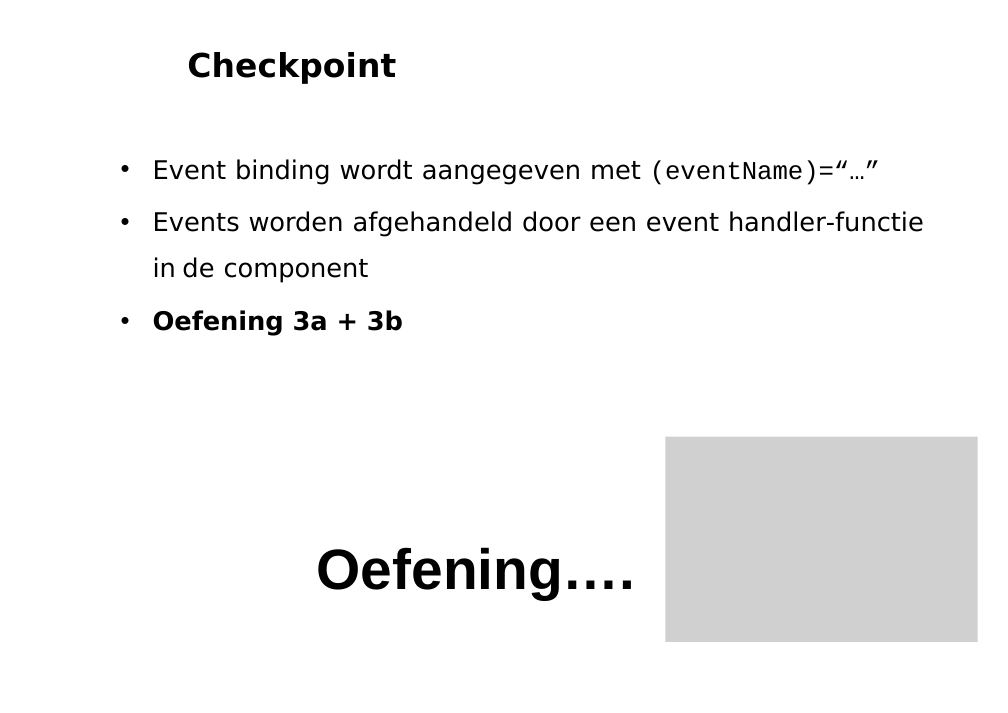
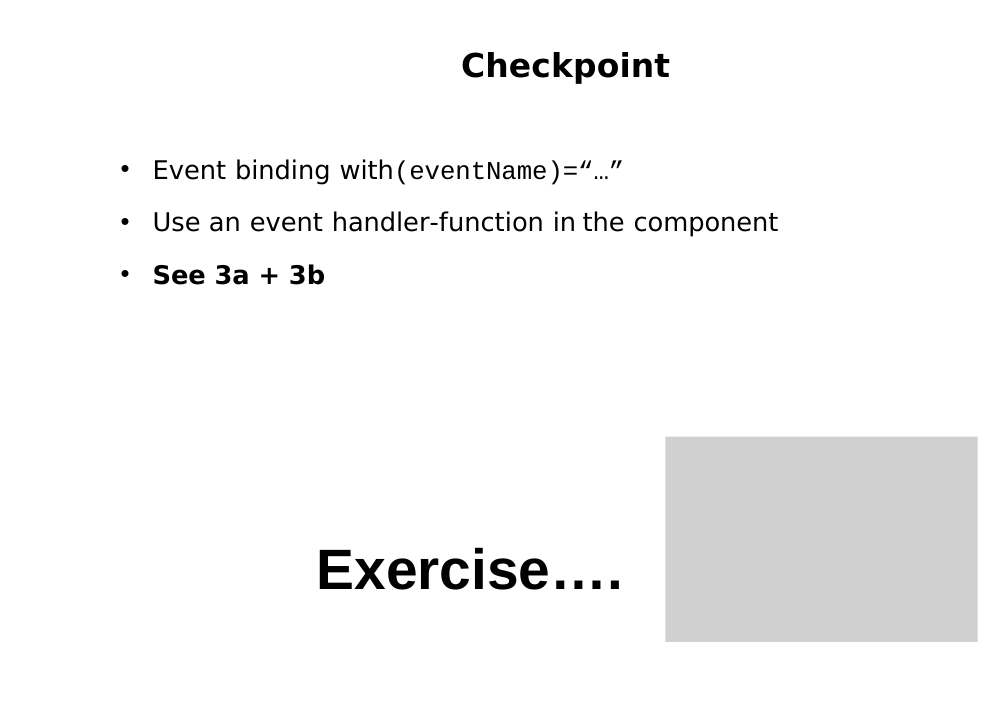
Before and after one commit to petereijgermans11/workshop-angular10, a slide deck: slide 22 of PPT/02- Angular Databinding.pptx. Drawn at 1008x713 pixels with LibreOffice and Linux fonts; fonts in the diff are those of the drawing; grey boxes stand for pictures. Boxes give left, top, right and bottom in pixels: in the first picture for what was removed or moved away, otherwise in the second. Text is boxed around its words. In the diff, an @@ line names an element or a change of style, - is before the commit and + after.

Commit message:
translated exercises

```diff
--- a/PPT/02- Angular Databinding.pptx
+++ b/PPT/02- Angular Databinding.pptx
@@ title "Checkpoint" at (461, 52, 670, 84): alignment left to centre @@
@@ text at (153, 159, 779, 285): text changed @@
-• Event binding wordt aangegeven met (eventName)=“…”
-• Events worden afgehandeld door een event handler-functie in de component
-• Oefening 3a + 3b
+• Event binding with(eventName)=“…”
+• Use an event handler-function in the component
+• See 3a + 3b
@@ text at (317, 547, 624, 590): text changed @@
-Oefening….
+Exercise….
```
Also in this commit, not shown: 34 other slides changed, 1 slide added, 4 slides removed, 7 other files.
